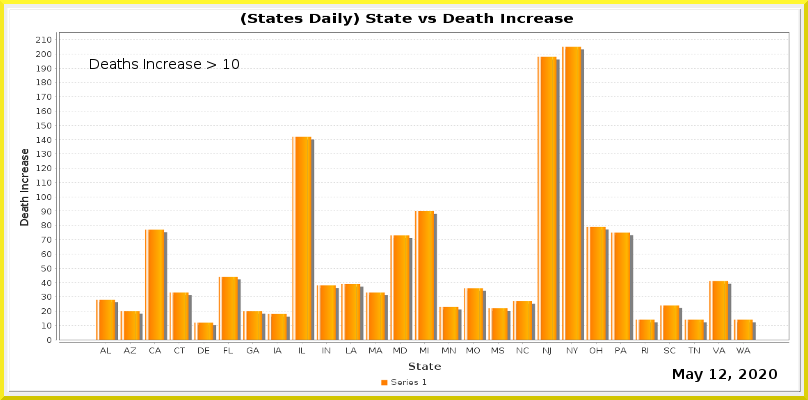
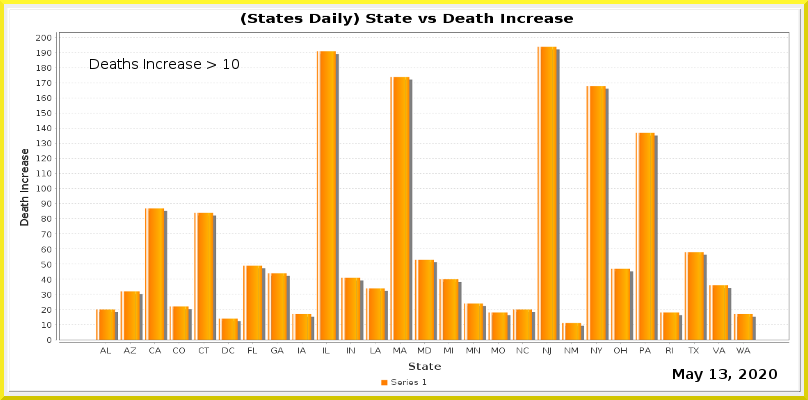
Layers edited between the first and the second 808 × 400 image:
painted on "Current Date" over [719, 369, 727, 379]
painted on "Date_vs_TestIncrease.png" over [36, 34, 788, 354]
